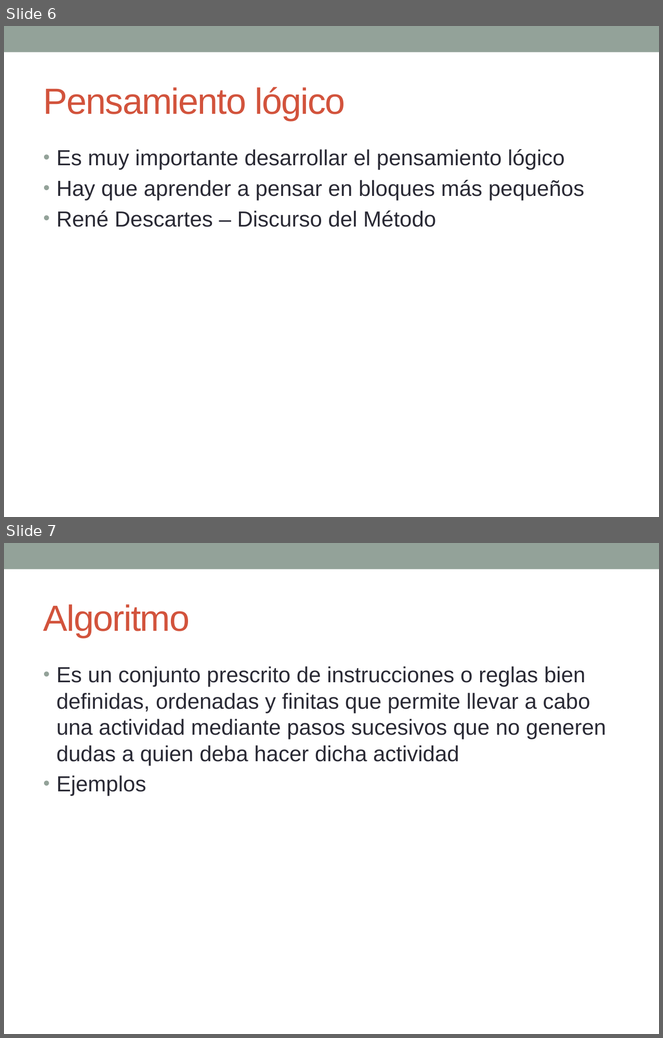
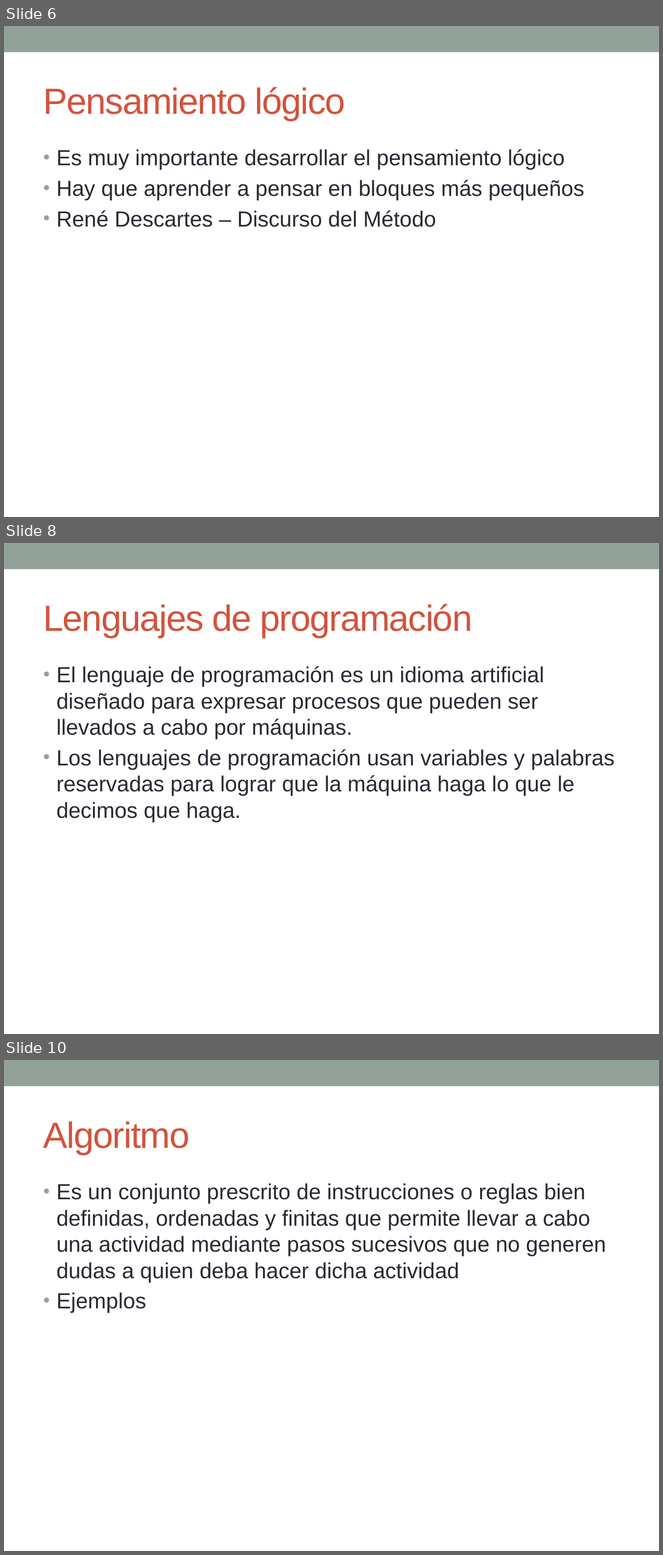
Before and after one commit to esolorzanob/UPI_Introduccion, a slide deck: Semana 1.pptx. Shown one above the other, each under a label of ours: slides 6 and 7 before the commit, slides 6, 8 and 10 after it; the slides between them are not shown. The pictures are 663x1038 and 663x1555 pixels, drawn with LibreOffice and Linux fonts; fonts in the diff are those of the drawing. Boxes give left, top, right and bottom in pixels: in the first picture for what was removed or moved away, otherwise in the second. Text is boxed around its words. In the diff, an @@ line names an element or a change of style, - is before the commit and + after.

```diff
--- a/Semana 1.pptx
+++ b/Semana 1.pptx
@@ slide 8 added at box(4, 543, 659, 1034), background #FFFFFF; not listed: 1 template element that a slide beside it also shows @@
@@ title added at box(44, 604, 473, 638), 40 pt, text #D2533C @@
+Lenguajes de programación
@@ text added at box(57, 666, 615, 822), 24 pt, text #292934 @@
+• El lenguaje de programación es un idioma artificial diseñado para expresar procesos que pueden ser llevados a cabo por máquinas.
+• Los lenguajes de programación usan variables y palabras reservadas para lograr que la máquina haga lo que le decimos que haga.
@@ what was slide 7 is now slide 10 @@
```
Also in this commit, not shown: 1 slide changed, 2 other slides added, 1 other file.
